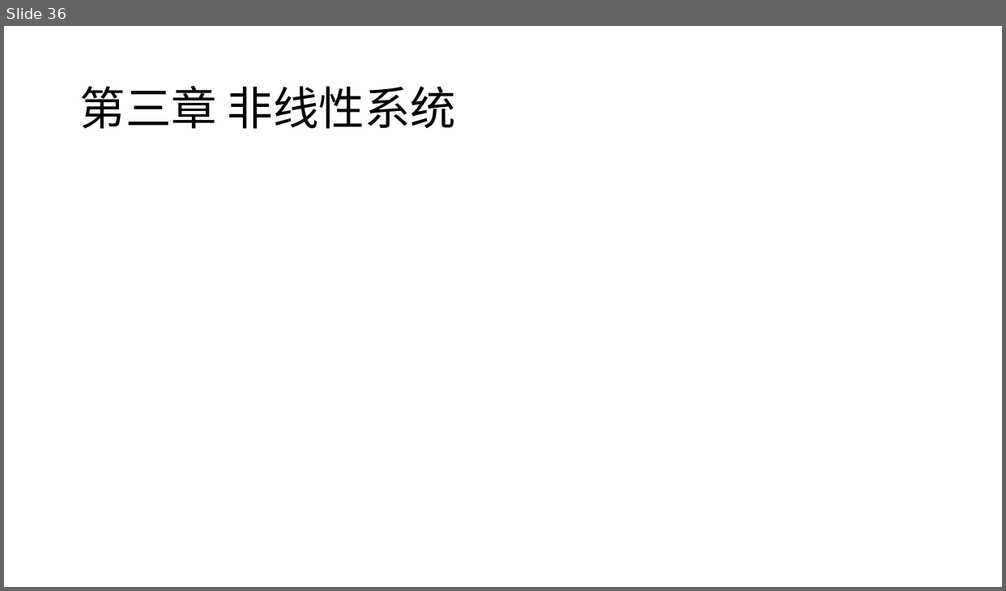
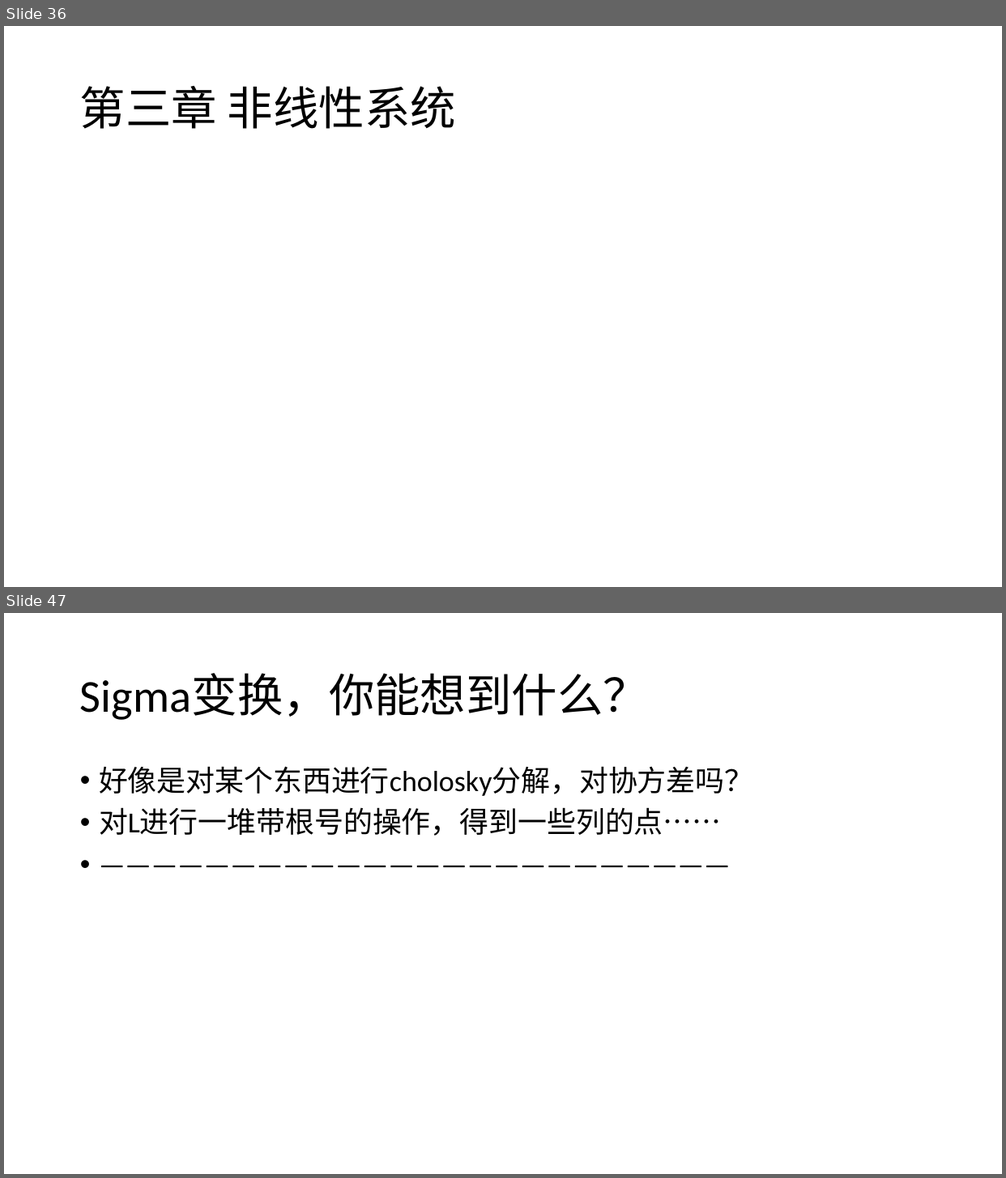
Before and after one commit to CR7dongfeng/State-Estimation, a slide deck: 问题检索清单.pptx. Shown one above the other, each under a label of ours: slide 36 before the commit, slides 36 and 47 after it; the slides between them are not shown. The pictures are 1006x591 and 1006x1178 pixels, drawn with LibreOffice and Linux fonts; fonts in the diff are those of the drawing. Boxes give left, top, right and bottom in pixels: in the first picture for what was removed or moved away, otherwise in the second. Text is boxed around its words. In the diff, an @@ line names an element or a change of style, - is before the commit and + after.

```diff
--- a/问题检索清单.pptx
+++ b/问题检索清单.pptx
@@ slide 47 added at <box>4,613,1002,1174</box>, background #FFFFFF @@
@@ title added at <box>80,673,649,720</box>, 44 pt, text #000000 @@
+Sigma变换，你能想到什么？
@@ text added at <box>99,766,753,836</box>, 28 pt, text #000000 @@
+• 好像是对某个东西进行cholosky分解，对协方差吗？
+• 对L进行一堆带根号的操作，得到一些列的点……
+• ————————————————————————
```
Also in this commit, not shown: 8 slides changed, 11 other slides added.
